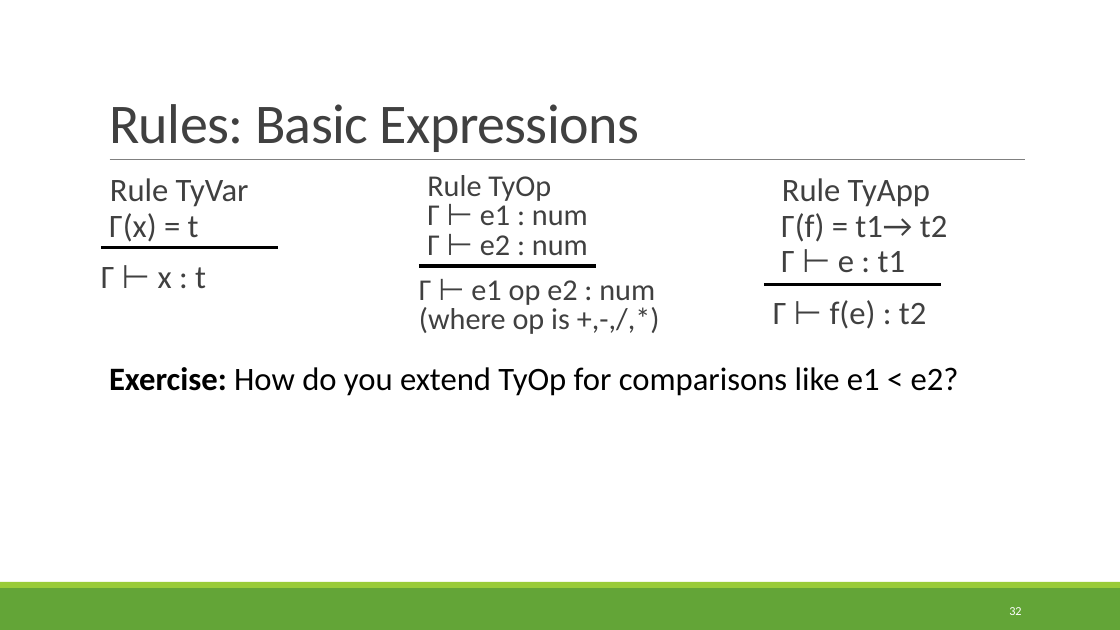
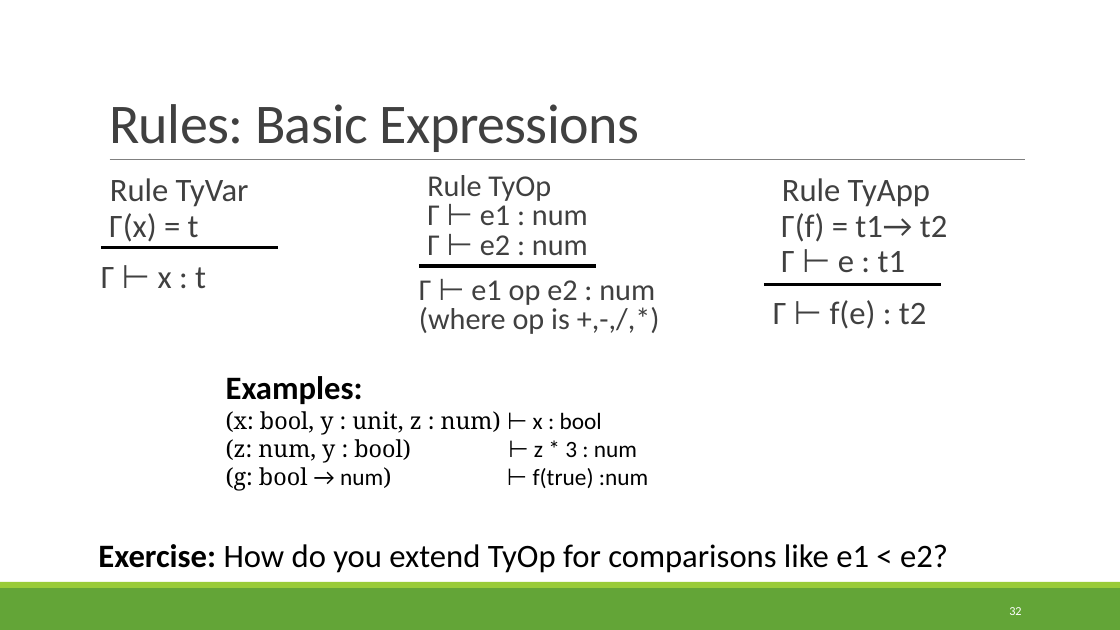
Before and after one commit to rbohrer/pl-course, a slide deck: slide 32 of LectureSlides/07Types.pptx. Drawn at 1120x630 pixels with LibreOffice and Linux fonts; fonts in the diff are those of the drawing. Boxes give left, top, right and bottom in pixels: in the first picture for what was removed or moved away, otherwise in the second. Text is boxed around its words. In the diff, an @@ line names an element or a change of style, - is before the commit and + after.

```diff
--- a/LectureSlides/07Types.pptx
+++ b/LectureSlides/07Types.pptx
@@ text added at (x1=226, y1=376, x2=648, y2=491), 20 pt, text #000000 @@
+Examples:
+(x: bool, y : unit, z : num) ⊢ x : bool
+(z: num, y : bool) ⊢ z * 3 : num
+(g: bool → num) ⊢ f(true) :num
@@ text "Exercise: How do you extend ..." moved from (x1=109, y1=367, x2=959, y2=396) to (x1=98, y1=544, x2=948, y2=573) @@
```
Also in this commit, not shown: 4 other slides changed.
